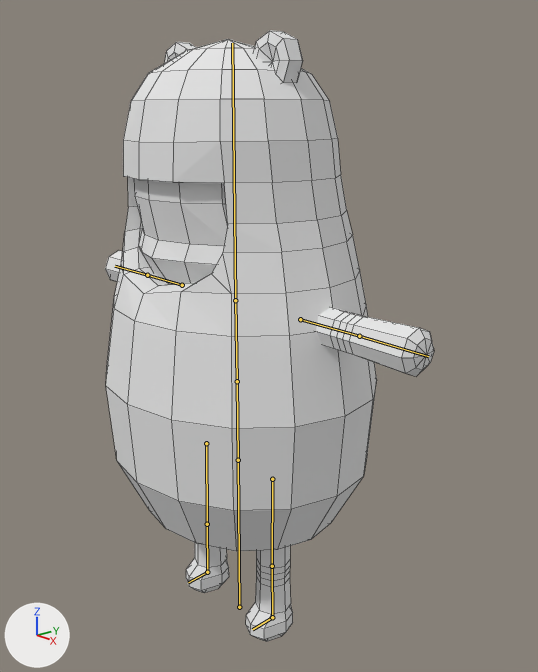
The Blender file Game.Ghost/ModelBuilder/Player/player-2.blend, before and after one commit.
Both versions are drawn from a camera (50 mm lens) standing at (4.51, -3.58, 4.26) and looking at (0.13, 0.23, 2.53). Every picture has the same lights, and +X, +Y and +Z are marked at lower left. The bones that bend it are drawn over the model as lines. Mesh edges are drawn as thin lines.
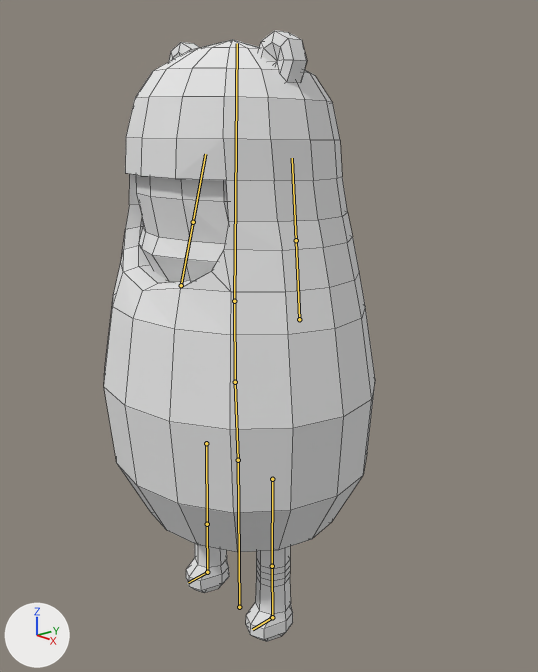
The newer file adds an action. The first version stands in its rest pose; the second is drawn at frame 40 of the action 'Walk'.

Location of each change, (x1, y1, x2, y2) in pixels of the pictures (538 x 672 px):
'Cube', posed (18% narrower): before (105, 30, 434, 642); after (104, 30, 375, 642)
bone 'Body_02', root to tip: before (238, 460) to (237, 381); after (238, 460) to (235, 382)
bone 'Body_01', root to tip: before (237, 381) to (235, 300); after (235, 382) to (234, 301)
bone 'Head', root to tip: before (235, 300) to (232, 43); after (234, 301) to (237, 43)

The change, as a list of edits to the scene's bpy script:
```text
Change bone_body_02:
    where bone_body_02 = bpy.data.objects['Armature'].pose.bones['Body_02']  # child of 'Base'
    bone_body_02.location: (0.0, 0.0, 0.0) -> (0.0, 0.0, -0.01)
    bone_body_02.rotation_quaternion: (1.0, 0.0, 0.0, 0.0) -> (1.0, 0.012, 0.0, 0.0)  # degrees (0, 0, 0) -> degrees (1, 0, 0)
Change bone_body_01:
    where bone_body_01 = bpy.data.objects['Armature'].pose.bones['Body_01']  # child of 'Body_02'
    bone_body_01.location: (0.0, 0.0, 0.0) -> (0.0, 0.002, -0.014)
    bone_body_01.rotation_quaternion: (1.0, 0.0, 0.0, 0.0) -> (1.0, -0.018, 0.0, 0.001)  # degrees (0, 0, 0) -> degrees (-2, 0, 0)
Change bone_head:
    where bone_head = bpy.data.objects['Armature'].pose.bones['Head']  # child of 'Body_01'
    bone_head.location: (0.0, 0.0, 0.0) -> (0.0, -0.002, -0.106)
    bone_head.rotation_quaternion: (1.0, 0.0, 0.0, 0.0) -> (1.0, -0.008, 0.0, 0.0)  # degrees (0, 0, 0) -> degrees (-1, 0, 0)
Change bone_arm_ik_l:
    where bone_arm_ik_l = bpy.data.objects['Armature'].pose.bones['Arm_IK.L']
    bone_arm_ik_l.location: (0.0, 0.0, 0.0) -> (-1.365, 0.041, 2.094)
    bone_arm_ik_l.scale: (1.0, 1.0, 1.0) -> (0.77, 1.0, 1.0)
Change bone_elbow_l:
    where bone_elbow_l = bpy.data.objects['Armature'].pose.bones['Elbow.L']
    bone_elbow_l.location: (0.0, 0.0, 0.0) -> (-0.333, -0.396, 0.0)
Change bone_arm_ik_r:
    where bone_arm_ik_r = bpy.data.objects['Armature'].pose.bones['Arm_IK.R']
    bone_arm_ik_r.location: (0.0, 0.0, 0.0) -> (1.336, 0.159, 1.18)
    bone_arm_ik_r.scale: (1.0, 1.0, 1.0) -> (0.77, 1.0, 1.0)
```
